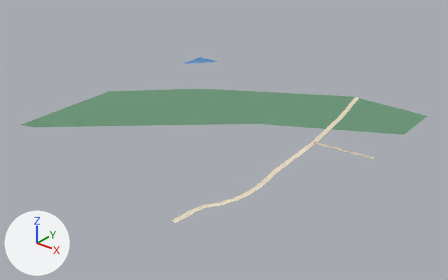
Before and after pictures for a commit that changed the glTF model public/assets/bengaluru-region-v1/tiles/t31_-35-l1.glb.
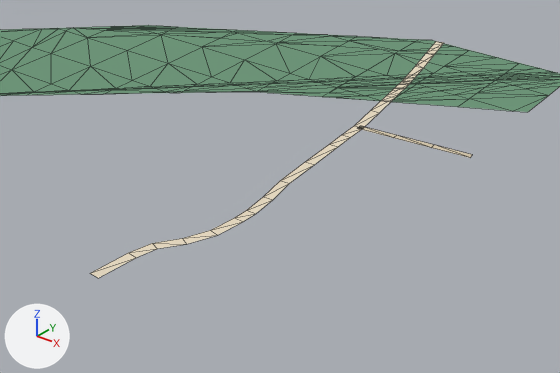
Each version is shown whole from a 50 mm lens placed at (16329.0, -17956.0, 417.0), pointed at (15765.0, -17251.0, -20.0), then close up on the part from 28% to 94% of the width and 27% to 98% of the height. Every picture has the same lights, and +X, +Y and +Z are marked at lower left. The last two pictures show the newer version. The close-ups show mesh edges as thin lines.

In view in the first close-up: 'ground'.
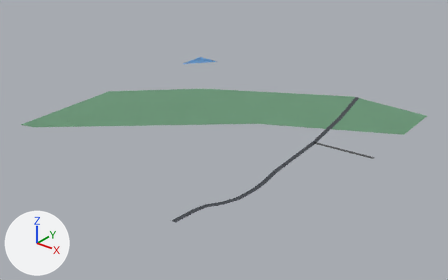
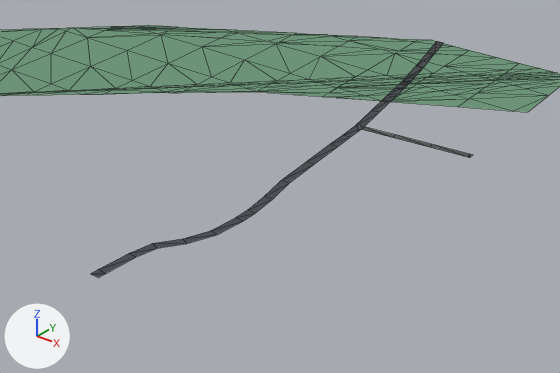
The change, as a list of edits to the scene's bpy script:
```text
Change me_ground:
    used by ob_ground; location = (15500.0, -17500.0, 0.0)
    verts and faces of me_ground; kept vertices keep their numbers, new ones are numbered from 271
    before: 221 (380.0, 434.0, 1.0) at pixel (415, 66), 222 (388.0, 435.0, 1.0) at pixel (423, 67), 223 (373.0, 466.0, 1.0) at pixel (425, 53), 224 (381.0, 468.0, 1.0) at pixel (434, 54), 225 (366.0, 499.0, 1.0) at pixel (436, 41)
    before: 226 (374.0, 501.0, 1.0) at pixel (444, 42)
    before: 233 (469.0, 297.0, 1.0) at pixel (431, 147), 234 (468.0, 303.0, 1.0) at pixel (434, 144), 235 (437.0, 294.0, 1.0) at pixel (393, 137), 236 (437.0, 299.0, 1.0) at pixel (396, 135)
    before: 239 (382.0, 0.0, 1.0) at pixel (89, 273), 240 (390.0, 0.0, 1.0) at pixel (98, 278), 241 (386.0, 34.0, 1.0) at pixel (128, 252), 242 (393.0, 33.0, 1.0) at pixel (136, 257)
    remove me_ground.from_pydata(...)  # 271 vertices, 412 faces; spans x 0.0..500.0, y 0.0..501.0, z 1.0
    add me_ground.from_pydata(...)  # 275 vertices, 416 faces; spans x 0.0..500.0, y 0.0..500.0, z 1.0
    me_ground part 1
    add delete_vertices([224])  # with the faces that use them
    add verts[223] = (379.0, 472.0, 1.0)  # moved, pixel (434, 53)
    add verts[225] = (366.0, 500.0, 1.0)  # moved, pixel (436, 41)
    add verts[226] = (373.0, 500.0, 1.0)  # moved, pixel (443, 42)
    add verts[271] = (372.0, 470.0, 1.0)  # pixel (427, 52)
    add faces += [(221, 222, 223), (221, 223, 271), (223, 225, 271)]
    me_ground part 2
    add delete_faces([(233, 234, 236), (233, 236, 235)])
    add verts[234] = (498.0, 306.0, 1.0)  # moved, pixel (470, 154)
    add verts[233] = (498.0, 300.0, 1.0)  # moved, pixel (467, 157)
    add verts[236] = (436.0, 299.0, 1.0)  # moved, pixel (395, 134)
    add verts[235] = (437.0, 293.0, 1.0)  # moved, pixel (392, 137)
    add verts[272] = (467.0, 303.0, 1.0)  # pixel (432, 144)
    add verts[273] = (467.0, 297.0, 1.0)  # pixel (429, 147)
    add faces += [(233, 234, 272), (233, 272, 273), (236, 273, 272), (235, 273, 236)]
    me_ground part 3
    add delete_vertices([239])  # with the faces that use them
    add verts[274] = (383.0, 0.0, 1.0)  # pixel (90, 273)
    add verts[275] = (391.0, 6.0, 1.0)  # pixel (105, 273)
    add verts[276] = (384.0, 7.0, 1.0)  # pixel (98, 269)
    add faces += [(240, 275, 274), (274, 275, 276), (242, 276, 275), (241, 276, 242)]
    me_ground part 4: 35 kept faces spanning x 366.0..500.0, y 33.0..500.0, z 1.0 get new vertex colours; the middle colour goes from beige #e9dcc3 to dark grey #45494f
```

Pixel boxes [x1, y1, x2, y2] of what changed, in the close-ups (560 x 373 px; the box of a moved part takes in the faces that stretch with it):
'ground', reshaped: before [0, 25, 560, 278]; after [0, 25, 560, 277]
part 1 of me_ground, moved or reshaped: before [416, 41, 444, 67]; after [416, 41, 443, 67]
part 2 of me_ground, reshaped: before [357, 126, 472, 158]; after [359, 126, 472, 158]
part 3 of me_ground, cut back: before [90, 253, 136, 278]; after [91, 253, 136, 277]
part 4 of me_ground, recoloured: [130, 42, 472, 257] in both
